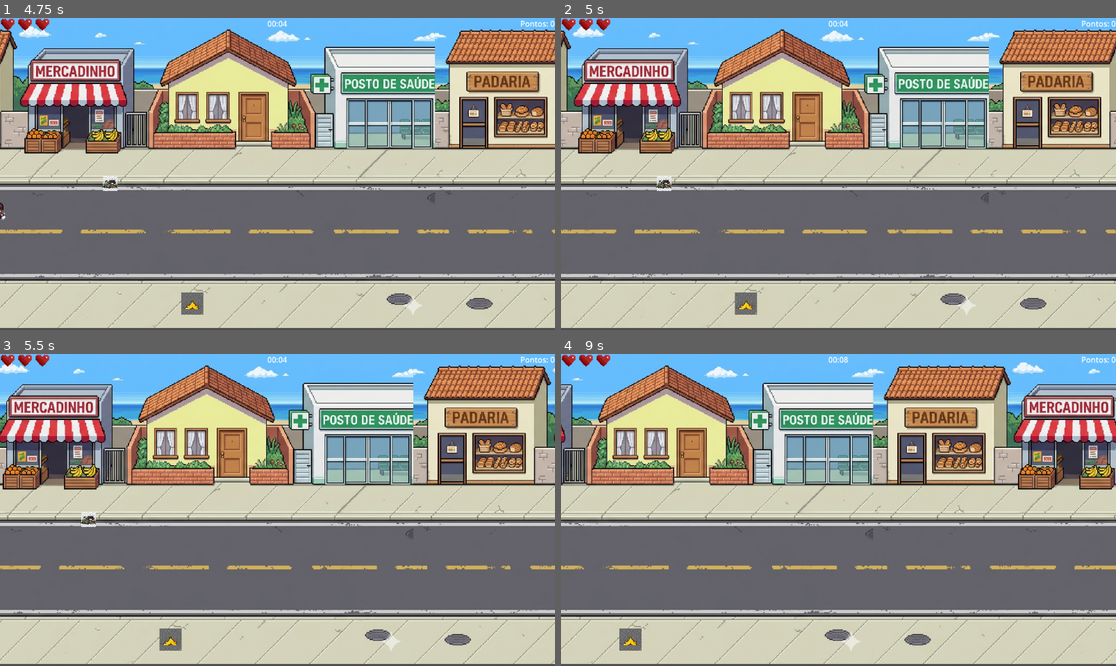
Above: before the commit, frames 1-4 (two rows, left to right).
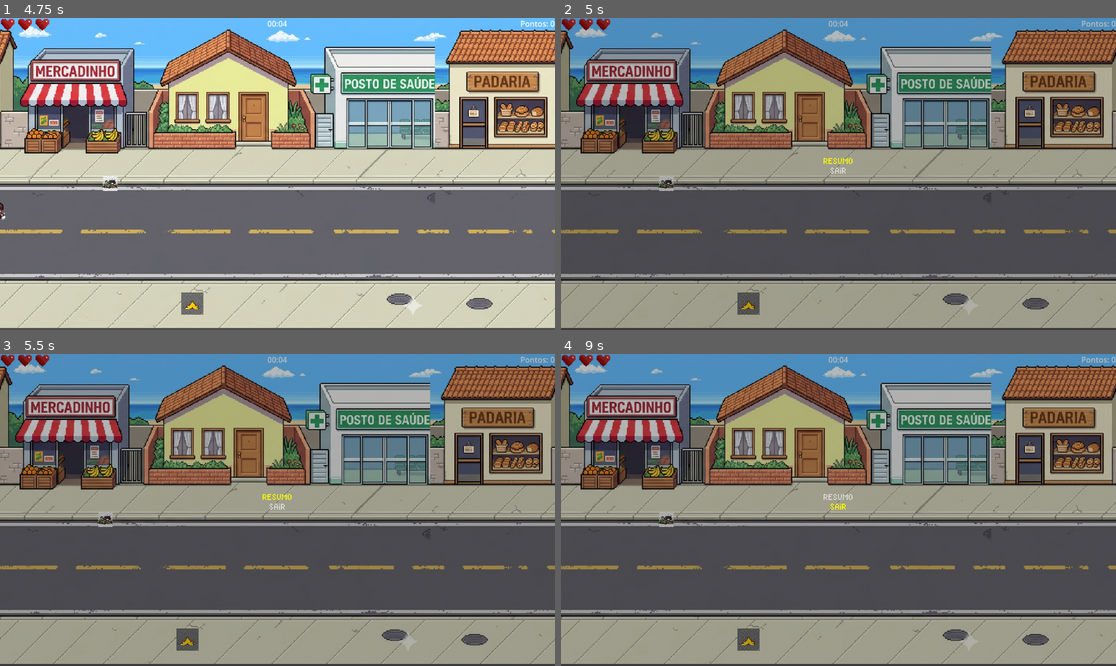
Above: after the commit, the same moments.

Repository: omanramalho42/unifor-ts02-prototipos
Game: Godot game, scene res://prefabs/tittle_screen.tscn
Two runs of this game, one before a commit and one after it. Both use one fixed random seed, a clock stepped at 60 frames per second and the inputs below.
Inputs:
- Up to frame 1 (4.75 s): click "COMEÇAR" at 0.5 s; tap Enter (ui_accept) at 1.25, 1.52, 2.27, 3.77, 4.52 s; hold Right (ui_right) 1.28-2.03 s; hold Down (ui_down) 2.03-2.78 s; hold Right (ui_right) 2.78-3.53 s; hold Up (ui_up) 3.53-4.28 s; hold Left (ui_left) from 4.28 s (still down)
- Up to frame 2 (5 s): keep holding Left (ui_left); tap Escape (ui_cancel) at 4.9 s
- Up to frame 3 (5.5 s): keep holding Left (ui_left); tap Enter (ui_accept) at 5.27 s
- Up to frame 4 (9 s): release Left (ui_left) at 5.78 s; hold Down (ui_down) 5.78-6.53 s; hold Right (ui_right) 6.53-7.28 s; hold Up (ui_up) 7.28-8.03 s; hold Right (ui_right) 8.03-8.78 s; tap Enter (ui_accept) at 8.27 s; hold Down (ui_down) from 8.78 s (still down)

Frame 1 is identical in both runs. In frame 2, 93% of the frame differs, in the area x 0-100%, y 0-100%; in frame 3, 94%; in frame 4, 96%.

Commit message:
feat/create pause screen

Diff:
--- /dev/null
+++ b/guardioes-do-bairro/pause_menu.tres
@@ -0,0 +1,22 @@
+[gd_resource type="Theme" load_steps=6 format=3 uid="uid://bbx6j7heb6h4l"]
+
+[ext_resource type="FontFile" uid="uid://cm051kcxlsw1d" path="res://assets/RevMiniPixel Regular.ttf" id="1_dqyc3"]
+
+[sub_resource type="StyleBoxEmpty" id="StyleBoxEmpty_hf53u"]
+
+[sub_resource type="StyleBoxEmpty" id="StyleBoxEmpty_iyb4f"]
+
+[sub_resource type="StyleBoxEmpty" id="StyleBoxEmpty_ntkjb"]
+
+[sub_resource type="StyleBoxEmpty" id="StyleBoxEmpty_atv5q"]
+
+[resource]
+Button/colors/font_focus_color = Color(1372.511, 1372.511, 0, 1)
+Button/colors/font_hover_color = Color(1372.511, 1372.511, 0, 1)
+Button/colors/font_hover_pressed_color = Color(0.91764706, 0.5411765, 0, 1)
+Button/colors/font_pressed_color = Color(1372.511, 1372.511, 0, 1)
+Button/fonts/font = ExtResource("1_dqyc3")
+Button/styles/focus = SubResource("StyleBoxEmpty_hf53u")
+Button/styles/hover = SubResource("StyleBoxEmpty_iyb4f")
+Button/styles/normal = SubResource("StyleBoxEmpty_ntkjb")
+Button/styles/pressed = SubResource("StyleBoxEmpty_atv5q")
--- /dev/null
+++ b/guardioes-do-bairro/prefabs/pause_menu.gd
@@ -0,0 +1,22 @@
+extends CanvasLayer
+
+@onready var resume_btn = $menu_holder/pause_btn
+
+func _ready() -> void:
+	visible = false
+
+func _process(delta) -> void:
+	pass
+
+func _on_pause_btn_pressed() -> void:
+	get_tree().paused = false
+	visible = true
+
+func _unhandled_input(event: InputEvent) -> void:
+	if event.is_action_pressed("ui_cancel"):
+		visible = true
+		get_tree().paused = true
+		resume_btn.grab_focus()
+
+func _on_quit_btn_pressed() -> void:
+	get_tree().quit()
--- /dev/null
+++ b/guardioes-do-bairro/prefabs/pause_menu.tscn
@@ -0,0 +1,35 @@
+[gd_scene load_steps=3 format=3 uid="uid://c87auhtj6mb83"]
+
+[ext_resource type="Theme" uid="uid://bbx6j7heb6h4l" path="res://pause_menu.tres" id="1_hf53u"]
+[ext_resource type="Script" uid="uid://fvndbgofpe84" path="res://prefabs/pause_menu.gd" id="1_iyb4f"]
+
+[node name="pause_menu" type="CanvasLayer"]
+script = ExtResource("1_iyb4f")
+
+[node name="bg_overlay" type="ColorRect" parent="."]
+anchors_preset = 15
+anchor_right = 1.0
+anchor_bottom = 1.0
+grow_horizontal = 2
+grow_vertical = 2
+color = Color(0, 0, 0, 0.25490198)
+
+[node name="menu_holder" type="VBoxContainer" parent="."]
+anchors_preset = 14
+anchor_top = 0.5
+anchor_right = 1.0
+anchor_bottom = 0.5
+offset_top = -33.0
+offset_bottom = 33.0
+grow_horizontal = 2
+grow_vertical = 2
+
+[node name="pause_btn" type="Button" parent="menu_holder"]
+layout_mode = 2
+theme = ExtResource("1_hf53u")
+text = "RESUMO"
+
+[node name="quit_btn" type="Button" parent="menu_holder"]
+layout_mode = 2
+theme = ExtResource("1_hf53u")
+text = "SAIR"
--- a/guardioes-do-bairro/scenes/street.tscn
+++ b/guardioes-do-bairro/scenes/street.tscn
@@ -8,6 +8,7 @@
 [ext_resource type="PackedScene" uid="uid://65glxtwei64a" path="res://scenes/obstacle.tscn" id="6_7vr8w"]
 [ext_resource type="Texture2D" uid="uid://b048epmvet1s2" path="res://assets/collectible/banana-peel.png" id="7_5m0si"]
 [ext_resource type="Texture2D" uid="uid://dlqf8m3irhrdj" path="res://assets/obstacle/Gemini_Generated_Image_7zlsyv7zlsyv7zls.png" id="8_5m0si"]
+[ext_resource type="PackedScene" uid="uid://c87auhtj6mb83" path="res://prefabs/pause_menu.tscn" id="9_dxpu0"]
 
 [sub_resource type="GDScript" id="GDScript_t23v0"]
 script/source = "extends Sprite2D
@@ -31,72 +32,74 @@
 a = Vector2(-860, -3)
 b = Vector2(1900, 7)
 
-[node name="Street" type="Node2D" unique_id=2069552500]
+[node name="Street" type="Node2D"]
 script = ExtResource("1_yrasx")
 metadata/_edit_horizontal_guides_ = [320.0]
 
-[node name="Sprite2D" type="Sprite2D" parent="." unique_id=1526574870]
+[node name="Sprite2D" type="Sprite2D" parent="."]
 scale = Vector2(0.8385417, 0.8385417)
 texture = ExtResource("1_tr5t1")
 centered = false
 script = SubResource("GDScript_t23v0")
 
-[node name="Sprite2D2" type="Sprite2D" parent="." unique_id=1935162043]
+[node name="Sprite2D2" type="Sprite2D" parent="."]
 position = Vector2(1153, 1.9073486e-06)
 scale = Vector2(0.8385417, 0.8385417)
 texture = ExtResource("1_tr5t1")
 centered = false
 script = SubResource("GDScript_t23v0")
 
-[node name="Sprite2D3" type="Sprite2D" parent="." unique_id=566994125]
+[node name="Sprite2D3" type="Sprite2D" parent="."]
 position = Vector2(2307, 0)
 scale = Vector2(0.8385417, 0.8385417)
 texture = ExtResource("1_tr5t1")
 centered = false
 script = SubResource("GDScript_t23v0")
 
-[node name="Player" parent="." unique_id=1787145465 instance=ExtResource("2_3ffmx")]
+[node name="Player" parent="." instance=ExtResource("2_3ffmx")]
 position = Vector2(53, 433)
 
-[node name="Camera2D" type="Camera2D" parent="." unique_id=97365126]
+[node name="Camera2D" type="Camera2D" parent="."]
 anchor_mode = 0
 
-[node name="HUD" parent="." unique_id=1040846964 instance=ExtResource("3_t23v0")]
+[node name="HUD" parent="." instance=ExtResource("3_t23v0")]
 
-[node name="DamageArea" type="Area2D" parent="." unique_id=1773741218]
+[node name="DamageArea" type="Area2D" parent="."]
 position = Vector2(-5, 328)
 script = ExtResource("4_yrasx")
 
-[node name="CollisionShape2D" type="CollisionShape2D" parent="DamageArea" unique_id=373366801]
+[node name="CollisionShape2D" type="CollisionShape2D" parent="DamageArea"]
 position = Vector2(-2, 1)
 shape = SubResource("SegmentShape2D_yrasx")
 
-[node name="Timer" type="Timer" parent="DamageArea" unique_id=1939589790]
+[node name="Timer" type="Timer" parent="DamageArea"]
 
-[node name="StaticBody2D" type="StaticBody2D" parent="." unique_id=1884749587]
+[node name="StaticBody2D" type="StaticBody2D" parent="."]
 position = Vector2(192, 642)
 
-[node name="CollisionShape2D" type="CollisionShape2D" parent="StaticBody2D" unique_id=1010268763]
+[node name="CollisionShape2D" type="CollisionShape2D" parent="StaticBody2D"]
 position = Vector2(0, 1)
 shape = SubResource("SegmentShape2D_3ffmx")
 
-[node name="StaticBody2D2" type="StaticBody2D" parent="." unique_id=1550971507]
+[node name="StaticBody2D2" type="StaticBody2D" parent="."]
 position = Vector2(663, 248)
 
-[node name="CollisionShape2D" type="CollisionShape2D" parent="StaticBody2D2" unique_id=2050380529]
+[node name="CollisionShape2D" type="CollisionShape2D" parent="StaticBody2D2"]
 position = Vector2(3, 1)
 shape = SubResource("SegmentShape2D_3ffmx")
 
-[node name="Obstaculos" type="Node2D" parent="." unique_id=1700000001]
+[node name="Obstaculos" type="Node2D" parent="."]
 position = Vector2(1066, 380)
 scale = Vector2(0.3, 0.3)
 
-[node name="Obstacle" parent="Obstaculos" unique_id=894107661 instance=ExtResource("6_7vr8w")]
+[node name="Obstacle" parent="Obstaculos" instance=ExtResource("6_7vr8w")]
 position = Vector2(-1390, 710)
 scale = Vector2(1.2, 1.2)
 textura = ExtResource("7_5m0si")
 
-[node name="Obstacle2" parent="Obstaculos" unique_id=291806062 instance=ExtResource("6_7vr8w")]
+[node name="Obstacle2" parent="Obstaculos" instance=ExtResource("6_7vr8w")]
 position = Vector2(-1956.6666, -119.99997)
 scale = Vector2(3.2, 3.2)
 textura = ExtResource("8_5m0si")
+
+[node name="pause_menu" parent="." instance=ExtResource("9_dxpu0")]
--- /dev/null
+++ b/guardioes-do-bairro/scripts/pause_menu.tscn
@@ -0,0 +1,47 @@
+[gd_scene load_steps=5 format=3 uid="uid://de2c1vbqd247u"]
+
+[ext_resource type="Script" uid="uid://fvndbgofpe84" path="res://prefabs/pause_menu.gd" id="1_gq160"]
+[ext_resource type="Theme" uid="uid://bbx6j7heb6h4l" path="res://pause_menu.tres" id="2_ge5bi"]
+
+[sub_resource type="InputEventAction" id="InputEventAction_gq160"]
+action = &"ui_cancel"
+
+[sub_resource type="Shortcut" id="Shortcut_ge5bi"]
+events = [SubResource("InputEventAction_gq160")]
+
+[node name="pause_menu" type="CanvasLayer"]
+process_mode = 3
+visible = false
+script = ExtResource("1_gq160")
+
+[node name="bg_overlay" type="ColorRect" parent="."]
+anchors_preset = 15
+anchor_right = 1.0
+anchor_bottom = 1.0
+grow_horizontal = 2
+grow_vertical = 2
+color = Color(0, 0, 0, 0.25490198)
+
+[node name="menu_holder" type="VBoxContainer" parent="."]
+anchors_preset = 14
+anchor_top = 0.5
+anchor_right = 1.0
+anchor_bottom = 0.5
+offset_top = -33.0
+offset_bottom = 33.0
+grow_horizontal = 2
+grow_vertical = 2
+
+[node name="pause_btn" type="Button" parent="menu_holder"]
+layout_mode = 2
+theme = ExtResource("2_ge5bi")
+shortcut = SubResource("Shortcut_ge5bi")
+text = "RESUMO"
+
+[node name="quit_btn" type="Button" parent="menu_holder"]
+layout_mode = 2
+theme = ExtResource("2_ge5bi")
+text = "SAIR"
+
+[connection signal="pressed" from="menu_holder/pause_btn" to="." method="_on_pause_btn_pressed"]
+[connection signal="pressed" from="menu_holder/quit_btn" to="." method="_on_quit_btn_pressed"]
Not shown: 1 places in guardioes-do-bairro/default_btn.tres that only renumber resources
Not shown, added: guardioes-do-bairro/prefabs/pause_menu.gd.uid
Not shown: 1 places in guardioes-do-bairro/scenes/street.tscn that only renumber resources
